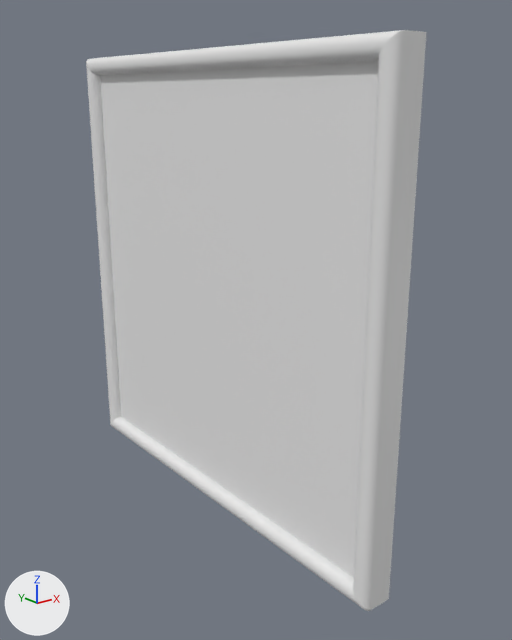
The FBX model _Assets/Picture/PictureFrame.fbx, before and after one commit.
Camera for both pictures: a 50 mm camera at (-1.81, -2.45, 0.81) aimed at (0.04, -0.14, -0.11). Every picture has the same lights, and +X, +Y and +Z are marked at lower left.

The first picture shows 'PictureFrame'.
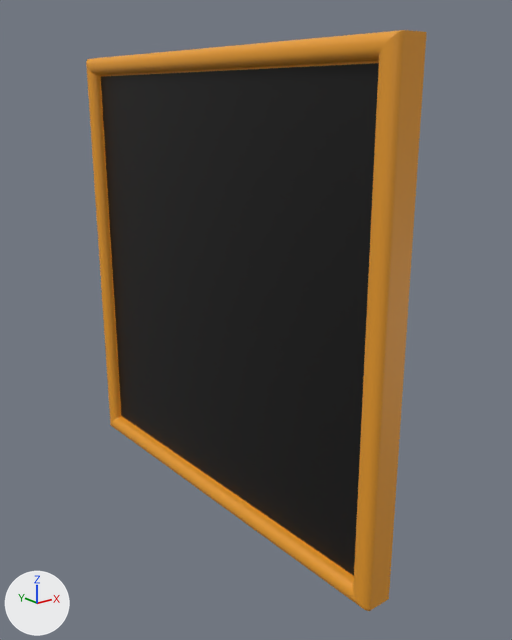
Pixel boxes [x1, y1, x2, y2] of what changed, in the pictures (512 x 640 px):
part 1 of me_cube_001, recoloured (grey to black)
    both: [101, 63, 379, 576]
part 2 of me_cube_001, recoloured (grey to orange)
    both: [86, 30, 427, 611]

The change, as a list of edits to the scene's bpy script:
```text
Add mat_framebg:
    mat_framebg = principled_material('FrameBG')
    mat_framebg.base_color = (0.0, 0.0, 0.0)  # black #000000
Add mat_wood:
    mat_wood = principled_material('Wood')
    mat_wood.base_color = (0.8, 0.325, 0.0224)  # orange #e79a29
Change me_cube_001:
    where me_cube_001.from_pydata(...)  # 376 vertices, 374 faces; spans x -0.15..-0.01, y -1.0..1.0, z -1.0..1.0
    used by ob_pictureframe; location = (0.0, 0.0, 0.0)
    me_cube_001 part 1: all 2 faces centred in x -0.1..-0.01, y 0.0, z 0.0 switch from no material to mat_framebg (black #000000)
    me_cube_001 part 2: 372 of the faces centred in x -0.15..-0.01, y -1.0..1.0, z -1.0..1.0 switch from no material to mat_wood (orange #e79a29)
```
